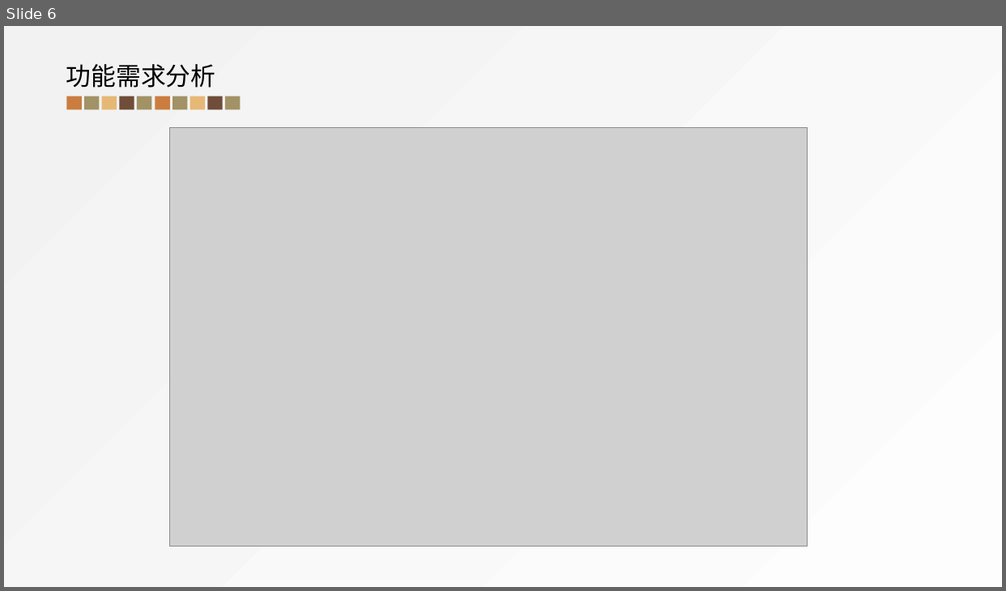
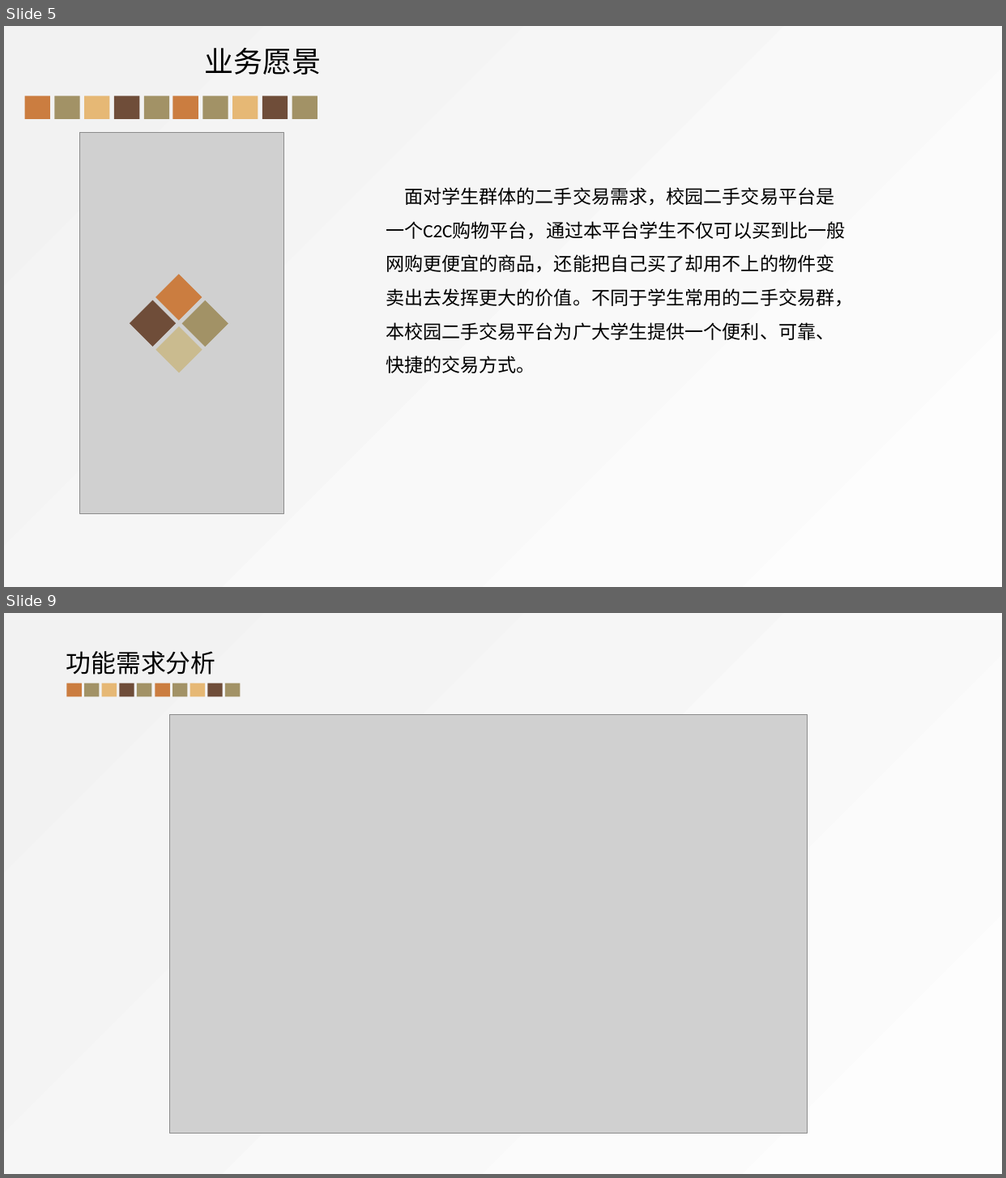
Before and after one commit to huiscool/sre-homework, a slide deck: 第三组.pptx. Shown one above the other, each under a label of ours: slide 6 before the commit, slides 5 and 9 after it; the slides between them are not shown. The pictures are 1006x591 and 1006x1178 pixels, drawn with LibreOffice and Linux fonts; fonts in the diff are those of the drawing; grey boxes stand for pictures. Boxes give left, top, right and bottom in pixels: in the first picture for what was removed or moved away, otherwise in the second. Text is boxed around its words. In the diff, an @@ line names an element or a change of style, - is before the commit and + after.

```diff
--- a/第三组.pptx
+++ b/第三组.pptx
@@ slide 5 added at <box>4,26,1002,587</box>, background gradient #FDFDFD to #F2F2F2 @@
@@ text added at <box>205,48,322,75</box>, 28 pt, text #000000 @@
+业务愿景
@@ group added at <box>25,96,317,120</box>: 10 rectangles @@
@@ text added at <box>386,187,853,373</box>, 18 pt, text #000000 @@
+面对学生群体的二手交易需求，校园二手交易平台是一个C2C购物平台，通过本平台学生不仅可以买到比一般网购更便宜的商品，还能把自己买了却用不上的物件变卖出去发挥更大的价值。不同于学生常用的二手交易群，本校园二手交易平台为广大学生提供一个便利、可靠、快捷的交易方式。
@@ group added at <box>79,133,283,515</box>: 4 rectangles, 1 picture @@
@@ what was slide 6 is now slide 9 @@
```
Also in this commit, not shown: 2 slides changed, 8 other slides added, 1 slide removed, 2 other files.
